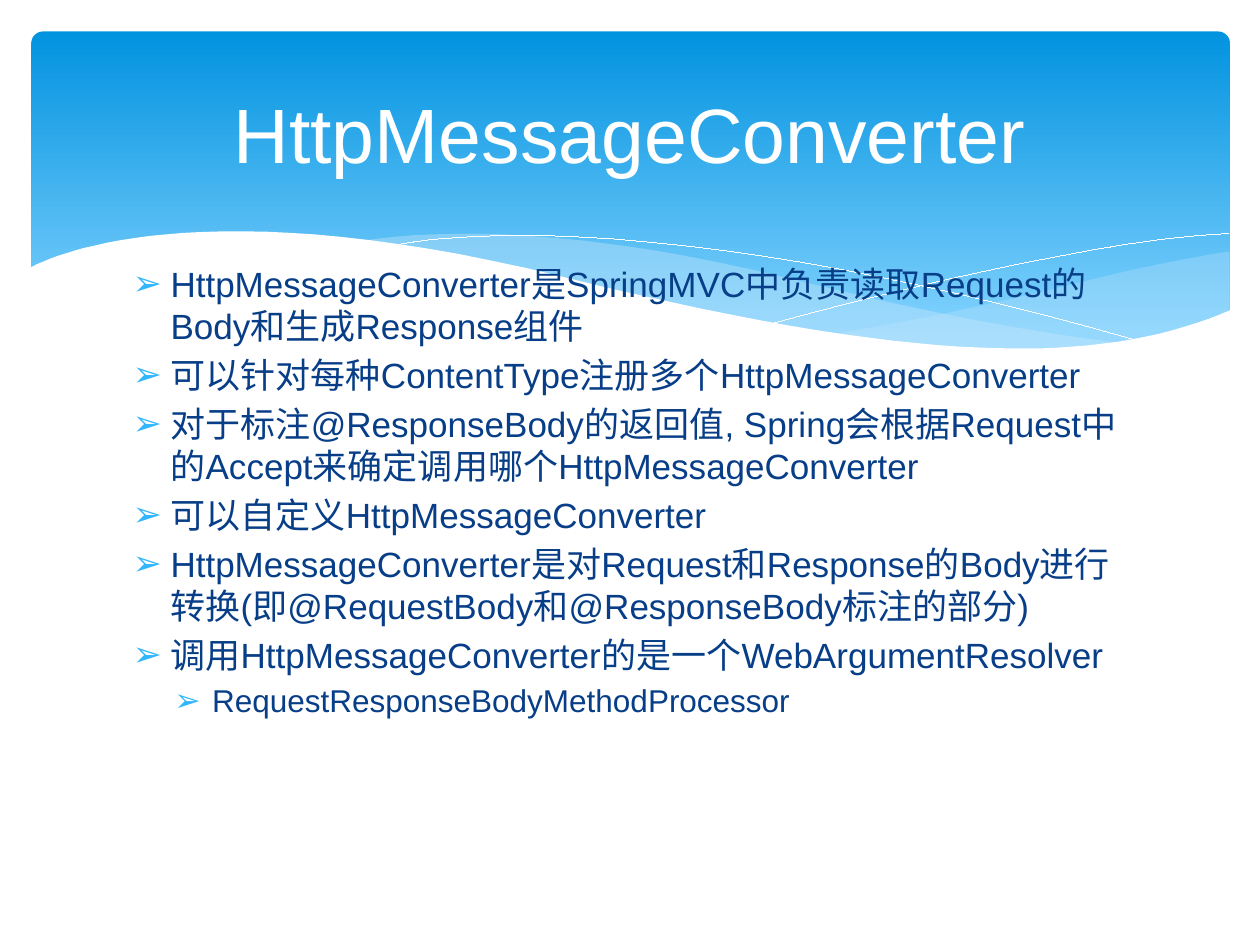
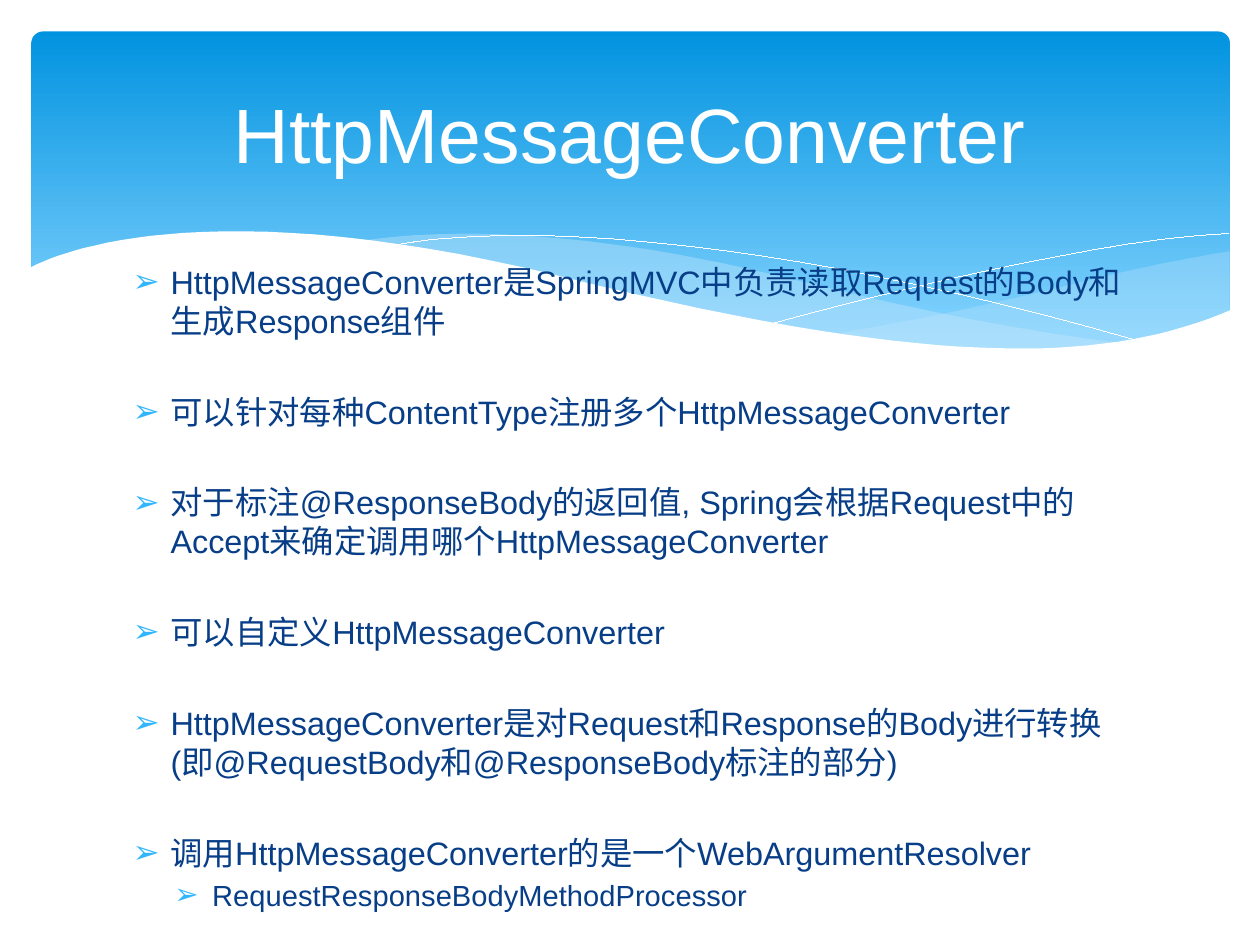
Before and after one commit to zjumty/spring-mvc-showcase, a slide deck: slide 15 of SpringMVC3.pptx. Drawn at 1260x945 pixels with LibreOffice and Linux fonts; fonts in the diff are those of the drawing. Boxes give left, top, right and bottom in pixels: in the first picture for what was removed or moved away, otherwise in the second. Text is boxed around its words. In the diff, an @@ line names an element or a change of style, - is before the commit and + after.

```diff
--- a/SpringMVC3.pptx
+++ b/SpringMVC3.pptx
@@ text "HttpMessageConverter是SpringMVC中负责读取Request的Body和生成Response组件" at [171, 396, 1102, 911]: size 20 to 18.5 pt; size 18 to 16.6 pt in "RequestResponseBodyMethodProcessor" @@
```
Also in this commit, not shown: 10 other slides changed, 3 slides added.
